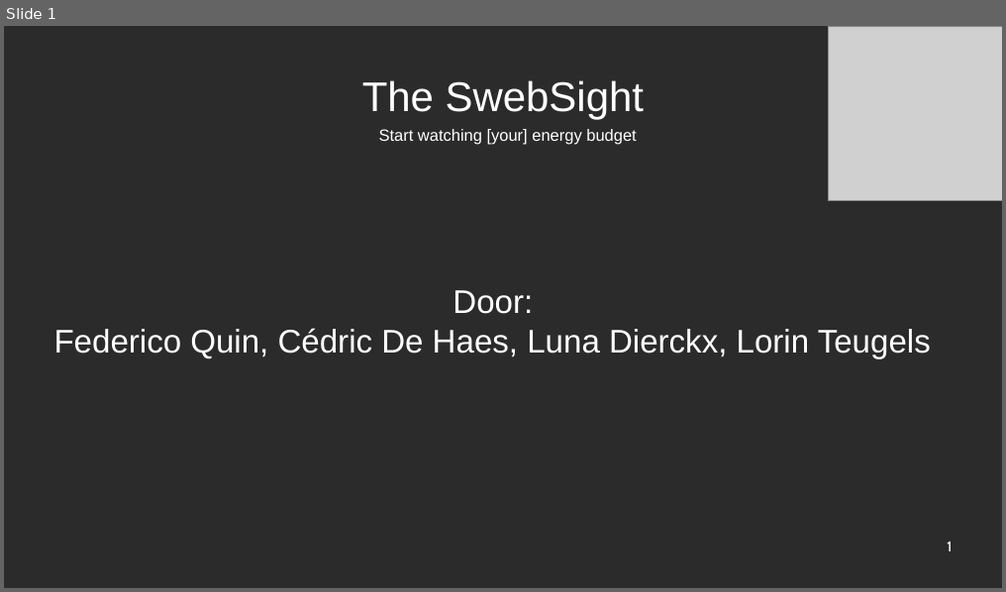
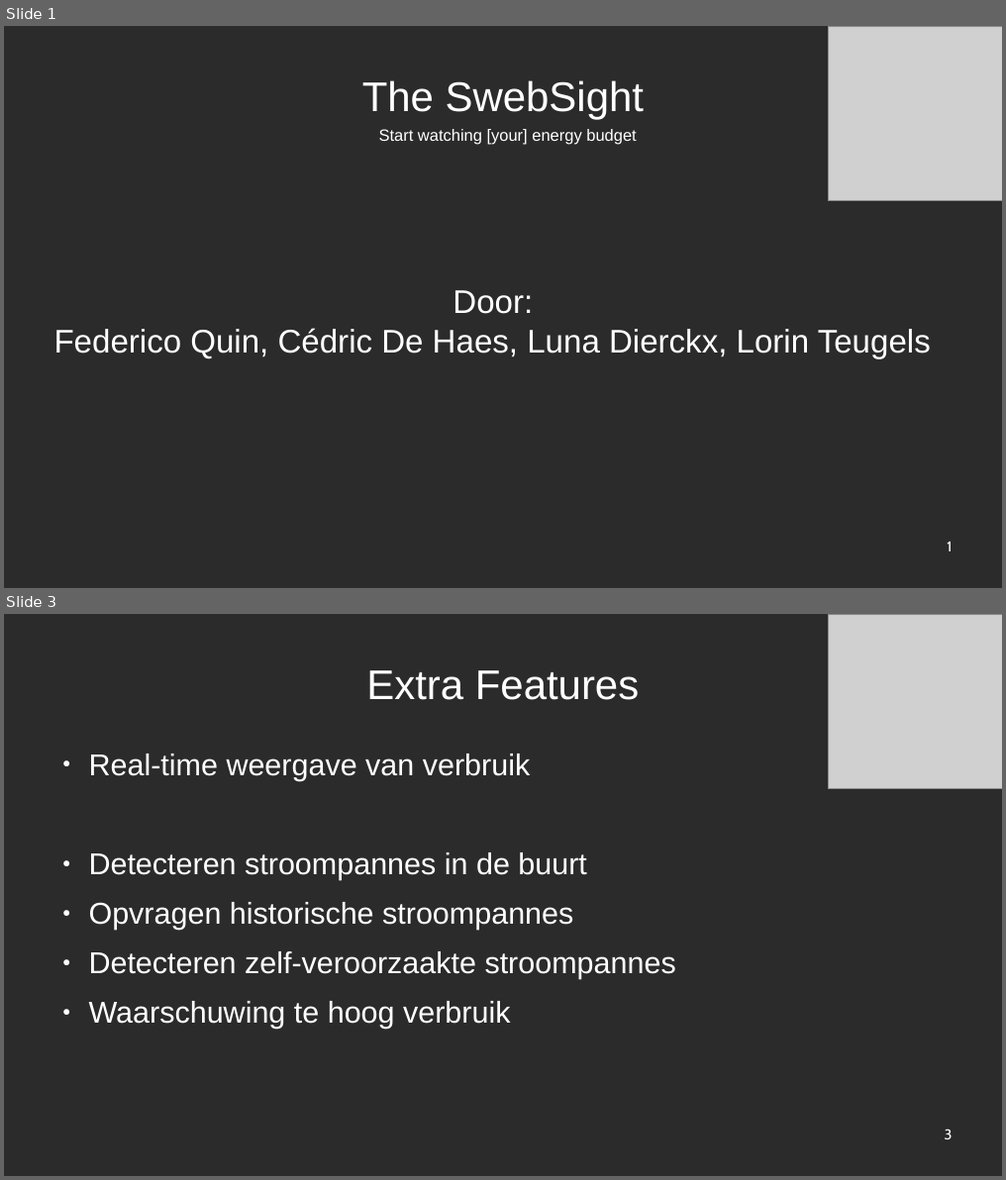
Before and after one commit to cekefun/Project_Databases, a slide deck: Powerpoint_databases.odp. Shown one above the other, each under a label of ours: slide 1 before the commit, slides 1 and 3 after it; the slides between them are not shown. The pictures are 1006x592 and 1006x1180 pixels, drawn with LibreOffice and Linux fonts; fonts in the diff are those of the drawing; grey boxes stand for pictures; background and template pictures are left out; a plain dark background stands for a picture behind light text. Boxes give left, top, right and bottom in pixels: in the first picture for what was removed or moved away, otherwise in the second. Text is boxed around its words. In the diff, an @@ line names an element or a change of style, - is before the commit and + after.

```diff
--- a/Powerpoint_databases.odp
+++ b/Powerpoint_databases.odp
@@ slide 3 added at box(4, 614, 1002, 1176), background picture (left out) @@
@@ picture added at box(828, 614, 1002, 788) @@
@@ title added at box(366, 670, 639, 700), 40.6 pt, text #FFFFFF @@
+Extra Features
@@ text added at box(89, 754, 676, 1029), 29.5 pt, text #FFFFFF @@
+● Real-time weergave van verbruik
+● Detecteren stroompannes in de buurt
+● Opvragen historische stroompannes
+● Detecteren zelf-veroorzaakte stroompannes
+● Waarschuwing te hoog verbruik
@@ page number added at box(944, 1129, 952, 1140), 14 pt, text #FFFFFF @@
+3
```
Also in this commit, not shown: 2 slides changed, 5 other slides added, 4 slides removed.
